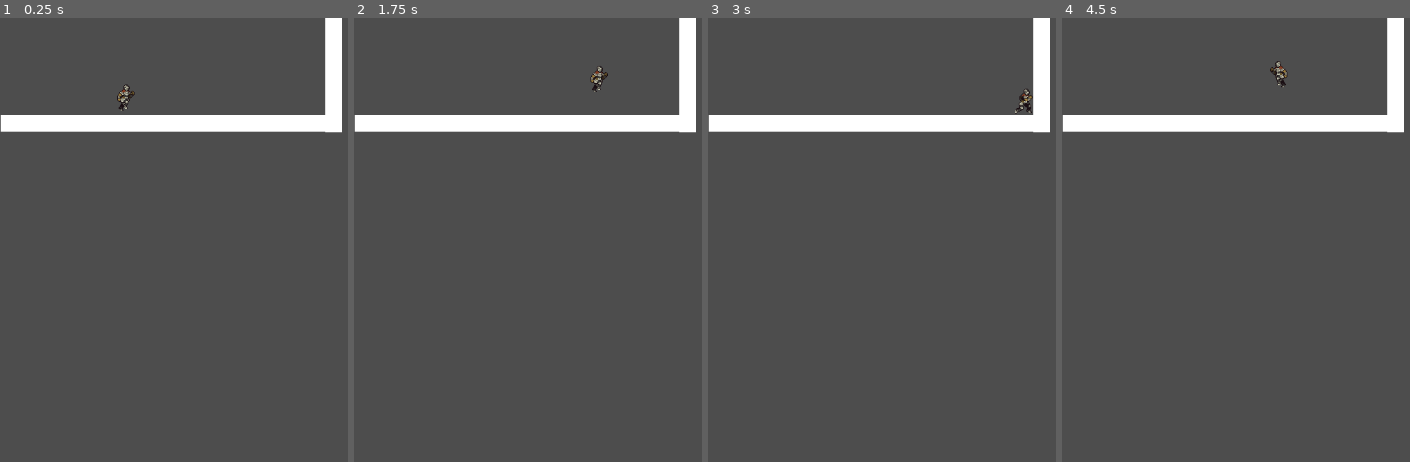
Above: before the commit, frames 1-4 (left to right).
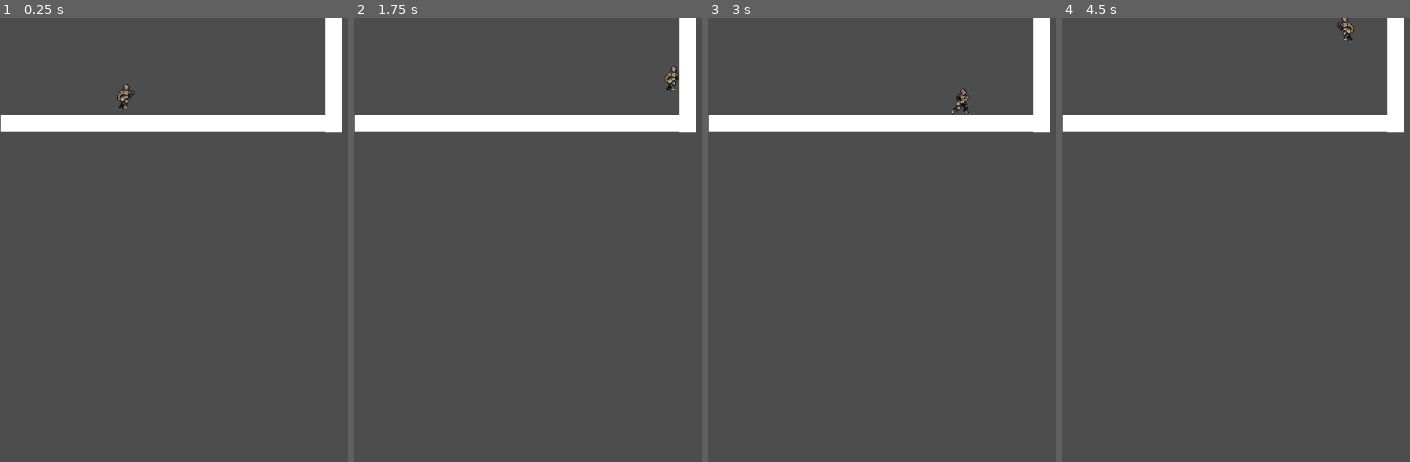
Above: after the commit, the same moments.

Repository: Chris-wav/indieGameDev
Game: Godot game, scene res://node_2d.tscn
The game is run twice, just before and just after one commit, with the same random seed, the same clock (stepped at 60 frames per second) and the same inputs.
Inputs:
- Up to frame 1 (0.25 s): no input
- Up to frame 2 (1.75 s): hold Right (move_right) from 0.53 s (still down); tap Shift (dash) at 0.6, 1.55 s; tap Space (jump) at 0.77, 0.8, 1.07, 1.35, 1.52 s
- Up to frame 3 (3 s): tap Space (jump) at 1.82, 2.3 s; release Right (move_right) at 2.03 s; hold Left (move_left) 2.03-2.78 s; hold S (crouch) 2.03-2.78 s; hold Right (move_right) from 2.78 s (still down); tap Shift (dash) at 2.85 s
- Up to frame 4 (4.5 s): tap Space (jump) at 3.02, 3.32, 3.77, 3.8, 4.07, 4.35 s; tap Shift (dash) at 3.6 s; release Right (move_right) at 4.28 s; hold Left (move_left) from 4.28 s (still down)

The runs differ from the first frame. In frame 1, less than 0.1% of the frame differs, in the area x 33-39%, y 14-21%; in frame 2, 0.2%; in frame 3, 0.3%; in frame 4, 0.3%, in the area x 59-84%, y 0-16%.

Commit message:
Create separate function for wall jump.

Diff:
--- a/node_2d.tscn
+++ b/node_2d.tscn
@@ -11,13 +11,7 @@
 position = Vector2(184, 58)
 
 [node name="CharacterBody2D" parent="." unique_id=1194648840 instance=ExtResource("1_wtcfe")]
-position = Vector2(1, 7)
-speed = null
-jump_velocity = null
-gravity = null
-dash_speed = null
-dash_duration = null
-dash_cooldown = null
+position = Vector2(1, 6)
 
 [node name="Floor" type="StaticBody2D" parent="." unique_id=710517240]
 physics_material_override = SubResource("PhysicsMaterial_0e48y")
--- a/player.gd
+++ b/player.gd
@@ -5,6 +5,7 @@
 @export var jump_velocity: float = -360.0
 @export var wall_jump_push: float = 220.0
 @export var wall_jump_lock_time: float = 0.15
+@export var wall_jump_input_lock_time: float = 1.5
 @export var gravity: float = 900.0
 
 @export var dash_speed: float = 600.0
@@ -17,11 +18,16 @@
 var can_dash: bool = true
 var last_direction: float = 1.0
 var wall_jump_lock_timer: float = 0.0
+var wall_jump_input_lock_timer: float = 0.0
 var wall_jump_direction: float = 0.0
 
 
 func _physics_process(delta: float) -> void:
 	wall_jump_lock_timer = maxf(wall_jump_lock_timer - delta, 0.0)
+	wall_jump_input_lock_timer = maxf(wall_jump_input_lock_timer - delta, 0.0)
+	if wall_jump_direction != 0.0 and (wall_jump_input_lock_timer == 0.0 or velocity.y >= 0.0):
+		wall_jump_direction = 0.0
+
 	if is_on_floor():
 		wall_jump_direction = 0.0
 
@@ -56,12 +62,7 @@
 		if is_on_floor() and not is_crouching:
 			velocity.y = jump_velocity
 		elif is_wall_clinging:
-			velocity.y = jump_velocity
-			velocity.x = wall_normal.x * wall_jump_push
-			wall_jump_lock_timer = wall_jump_lock_time
-			wall_jump_direction = sign(velocity.x)
-			last_direction = wall_jump_direction
-			did_wall_jump = true
+			did_wall_jump = wall_jump(wall_normal)
 
 	if is_wall_clinging and not did_wall_jump:
 		velocity = Vector2.ZERO
@@ -85,6 +86,16 @@
 	can_dash = true
 
 
+func wall_jump(wall_normal: Vector2) -> bool:
+	velocity.y = jump_velocity
+	velocity.x = wall_normal.x * wall_jump_push
+	wall_jump_lock_timer = wall_jump_lock_time
+	wall_jump_input_lock_timer = wall_jump_input_lock_time
+	wall_jump_direction = sign(velocity.x)
+	last_direction = wall_jump_direction
+	return true
+
+
 func update_animations(direction: float) -> void:
 	if is_dashing and _has_animation("dash"):
 		animated_sprite.play("dash")
@@ -101,5 +112,5 @@
 		animated_sprite.play("idle")
 
 
-func _has_animation(name: StringName) -> bool:
-	return animated_sprite.sprite_frames != null and animated_sprite.sprite_frames.has_animation(name)
+func _has_animation(animation_name: StringName) -> bool:
+	return animated_sprite.sprite_frames != null and animated_sprite.sprite_frames.has_animation(animation_name)
